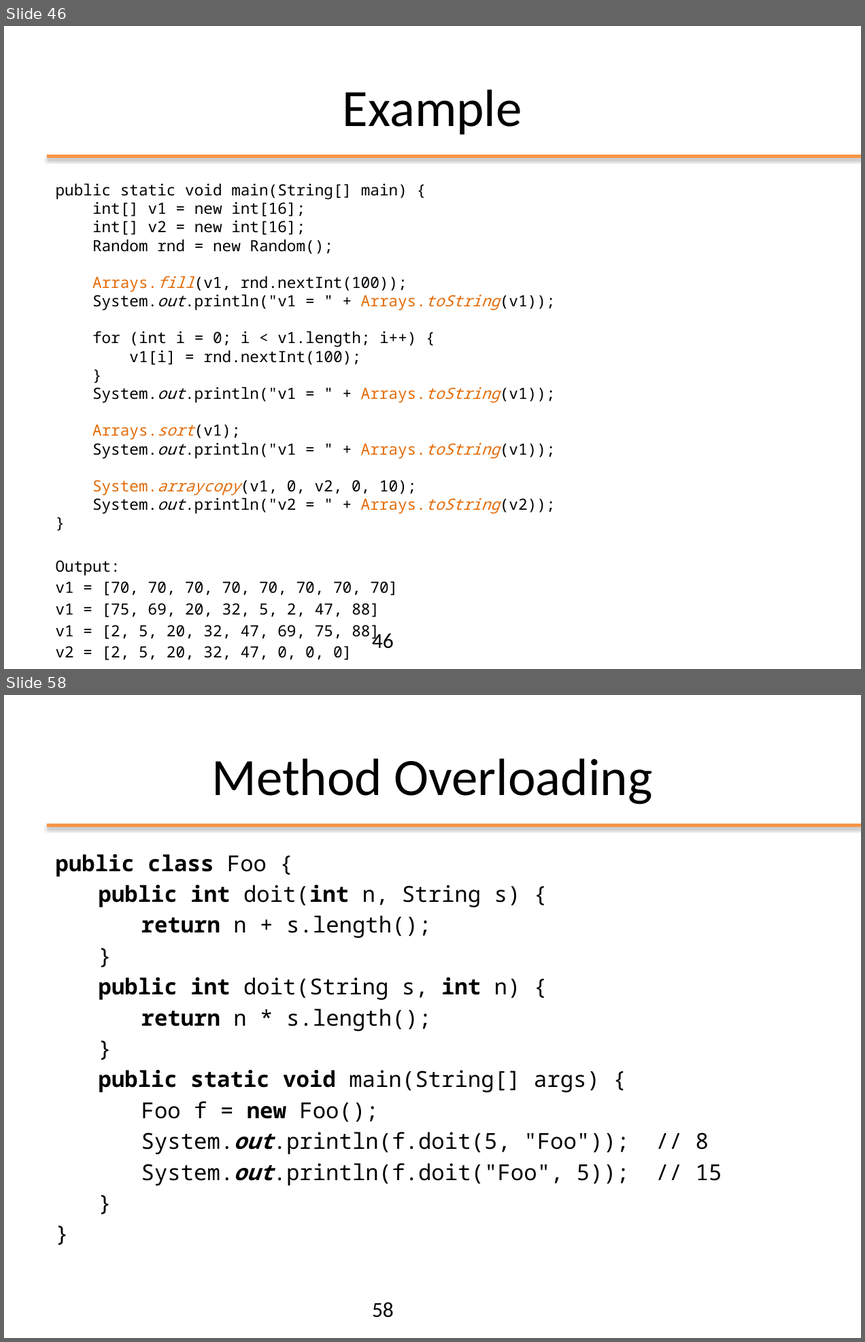
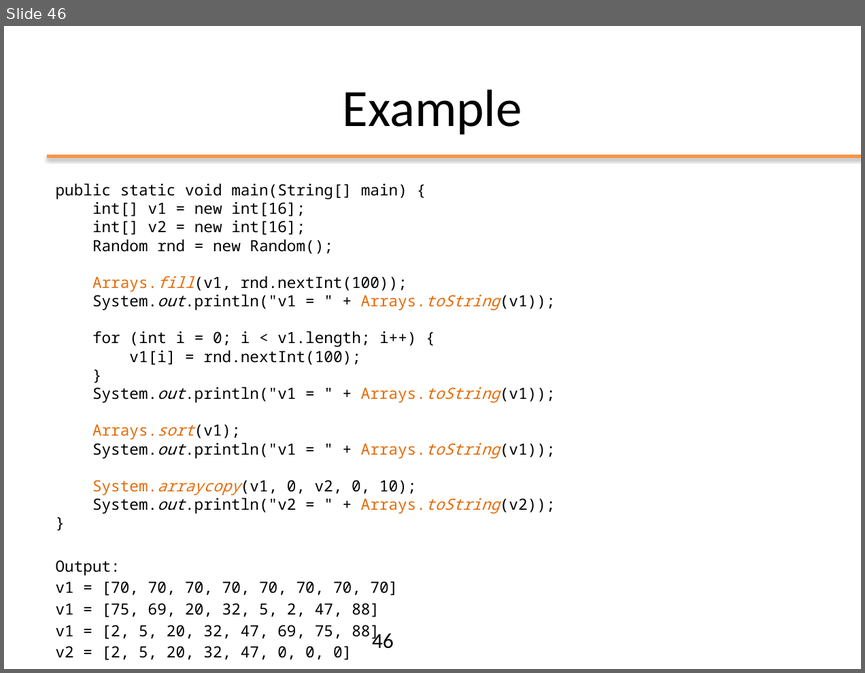
Before and after one commit to nbicocchi/ooprogramming, a slide deck: java/slides/ppt/02 - Java Basics.pptx. Shown one above the other, each under a label of ours: slides 46 and 58 before the commit, slide 46 after it; the slides between them are not shown. The pictures are 865x1342 and 865x673 pixels, drawn with LibreOffice and Linux fonts; fonts in the diff are those of the drawing; background and template pictures are left out. Boxes give left, top, right and bottom in pixels: in the first picture for what was removed or moved away, otherwise in the second. Text is boxed around its words. In the diff, an @@ line names an element or a change of style, - is before the commit and + after.

```diff
--- a/java/slides/ppt/02 - Java Basics.pptx
+++ b/java/slides/ppt/02 - Java Basics.pptx
@@ slide 58 removed at (x1=4, y1=695, x2=861, y2=1338), background #FFFFFF; not listed: 1 template element that a slide beside it also shows @@
@@ title removed at (x1=211, y1=758, x2=653, y2=804) @@
-Method Overloading
@@ text removed at (x1=56, y1=854, x2=722, y2=1185) @@
-public class Foo {
-public int doit(int n, String s) {
-return n + s.length();
-}
-public int doit(String s, int n) {
-return n * s.length();
-}
-public static void main(String[] args) {
-Foo f = new Foo();
-System.out.println(f.doit(5, "Foo")); // 8
-System.out.println(f.doit("Foo", 5)); // 15
-}
-}
@@ page number removed at (x1=372, y1=1302, x2=394, y2=1317) @@
-58
```
Also in this commit, not shown: 38 other slides removed, 3 other files.
